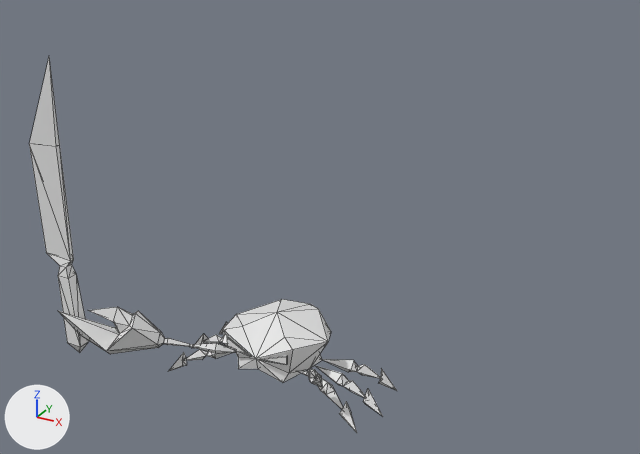
Before and after pictures for a commit that changed the Blender file Assets/3D Models/Crabbo/Crabbo_V7.blend.
The view is the same before and after, from a camera (50 mm lens) standing at (4.22, -6.77, 5.31) and looking at (0.55, -0.09, 1.97). The axes (+X, +Y, +Z) are drawn at lower left. The lights are the same throughout. Mesh edges are drawn as thin lines.

The first picture shows 'Crab', 'Crab.002', 'Crab.003', 'Crab.004'.
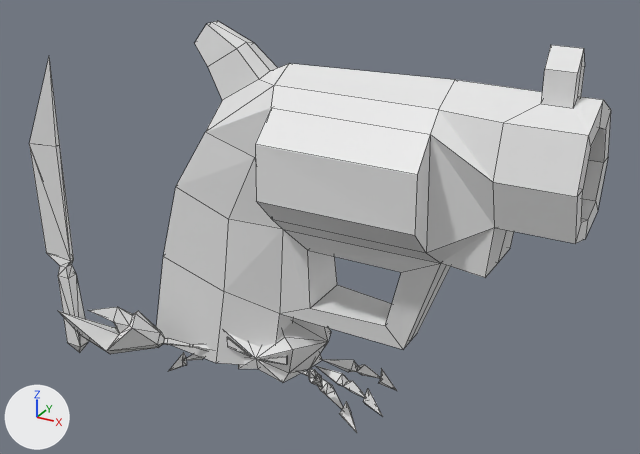
The change in detail:
Mesh me_cube is new.
It has 91 vertices, 81 faces and spans x -1.32..6.02, y -1.07..1.04, z 0.96..6.9.
Mesh me_cube_001 is new.
It has 34 vertices, 28 faces and spans x -1.6..3.61, y -1.53..1.47, z 3.35..6.66.
Mesh me_cube_002 is new.
It has 31 vertices, 24 faces and spans x -2.86..0.59, y -0.99..0.95, z -0.46..4.72.
Object 'Cube' (ob_cube) is new; it shows me_cube.
Its location is (0.0, 0.0, 0.488).
Its scale is (0.489, 0.489, 0.489).
Object 'Cube.001' (ob_cube_001) is new; it shows me_cube_001.
Its location is (0.0, 0.0, 0.488).
Its scale is (0.489, 0.489, 0.489).
Object 'Cube.002' (ob_cube_002) is new; it shows me_cube_002.
Its location is (0.0, 0.0, 0.488).
Its scale is (0.489, 0.489, 0.489).

Boxes (x1, y1, x2, y2) around the edits, measured in the pictures (640 x 454 px):
'Cube', added: after (206, 45, 611, 349)
'Cube.001', added: after (195, 21, 430, 253)
'Cube.002', added: after (156, 132, 296, 365)
